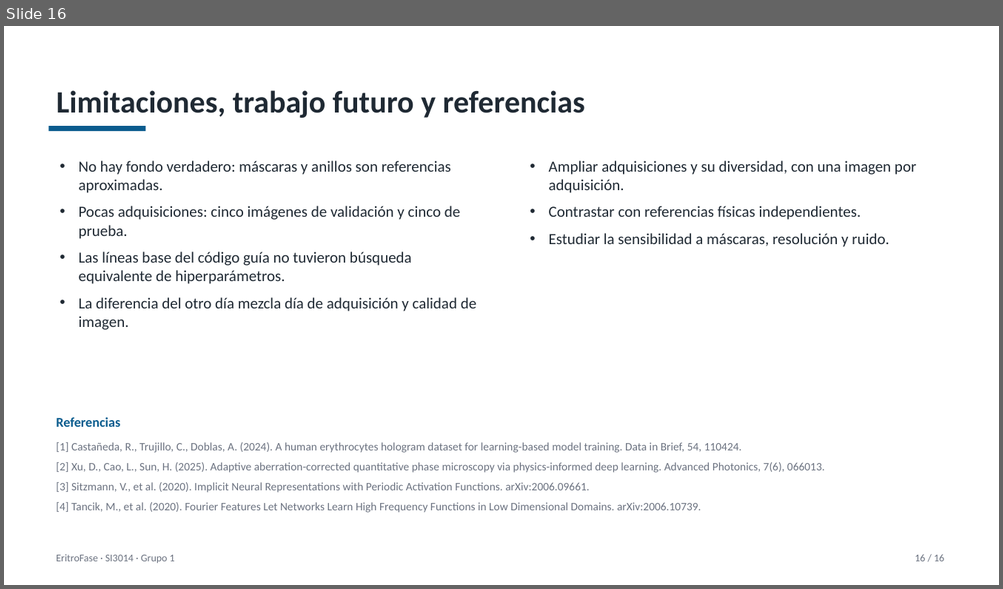
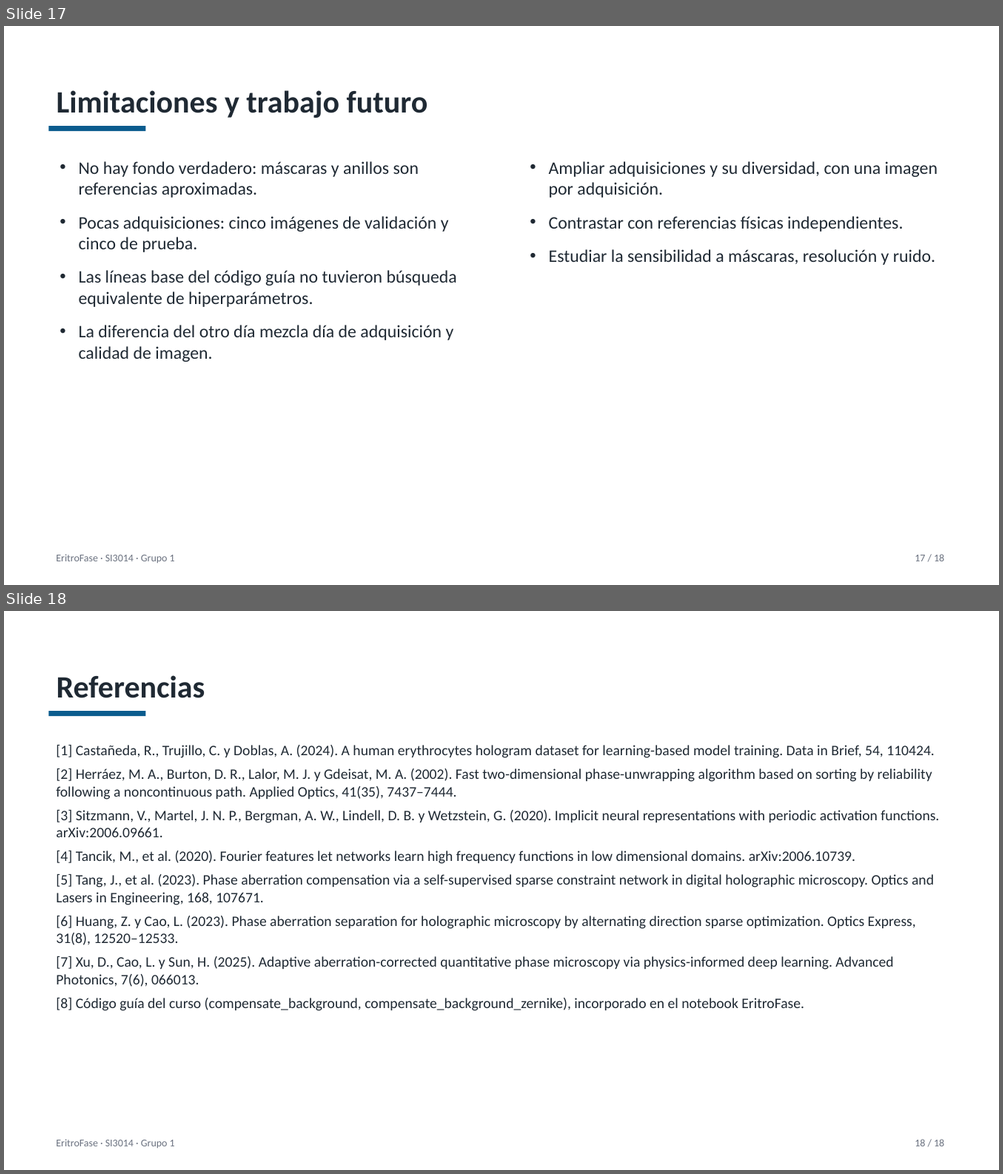
Before and after one commit to Jjes07/DeepLearning-Final, a slide deck: entregables/EritroFase_Sustentacion.pptx. Shown one above the other, each under a label of ours: slide 16 before the commit, slides 17 and 18 after it. The pictures are 1003x589 and 1003x1174 pixels, drawn with LibreOffice and Linux fonts; fonts in the diff are those of the drawing. Boxes give left, top, right and bottom in pixels: in the first picture for what was removed or moved away, otherwise in the second. Text is boxed around its words. In the diff, an @@ line names an element or a change of style, - is before the commit and + after.

Commit message:
docs: generalización con líneas base, figura del compromiso en prueba y referencias completas (#7 #8)

```diff
--- a/entregables/EritroFase_Sustentacion.pptx
+++ b/entregables/EritroFase_Sustentacion.pptx
@@ slide 18 added at (4,611,999,1170), background #FFFFFF @@
@@ title added at (57,675,205,698), 30 pt, text #1F2933, bold @@
+Referencias
@@ rectangle added at (48,711,146,716), fill #0B5C8E @@
@@ text added at (56,745,939,1011), 14 pt, text #1F2933 @@
+[1] Castañeda, R., Trujillo, C. y Doblas, A. (2024). A human erythrocytes hologram dataset for learning-based model training. Data in Brief, 54, 110424.
+[2] Herráez, M. A., Burton, D. R., Lalor, M. J. y Gdeisat, M. A. (2002). Fast two-dimensional phase-unwrapping algorithm based on sorting by reliability following a noncontinuous path. Applied Optics, 41(35), 7437–7444.
+[3] Sitzmann, V., Martel, J. N. P., Bergman, A. W., Lindell, D. B. y Wetzstein, G. (2020). Implicit neural representations with periodic activation functions. arXiv:2006.09661.
+[4] Tancik, M., et al. (2020). Fourier features let networks learn high frequency functions in low dimensional domains. arXiv:2006.10739.
+[5] Tang, J., et al. (2023). Phase aberration compensation via a self-supervised sparse constraint network in digital holographic microscopy. Optics and Lasers in Engineering, 168, 107671.
+[6] Huang, Z. y Cao, L. (2023). Phase aberration separation for holographic microscopy by alternating direction sparse optimization. Optics Express, 31(8), 12520–12533.
+[7] Xu, D., Cao, L. y Sun, H. (2025). Adaptive aberration-corrected quantitative phase microscopy via physics-informed deep learning. Advanced Photonics, 7(6), 066013.
+[8] Código guía del curso (compensate_background, compensate_background_zernike), incorporado en el notebook EritroFase.
@@ text added at (56,1139,175,1148), 10 pt, text #6B7280 @@
+EritroFase · SI3014 · Grupo 1
@@ text added at (914,1139,944,1147), 10 pt, text #6B7280 @@
+18 / 18
@@ what was slide 16 is now slide 17 @@
@@ slide 17 changed as well @@
@@ title at (57,90,428,118): text changed @@
-Limitaciones, trabajo futuro y referencias
+Limitaciones y trabajo futuro
@@ text "No hay fondo verdadero: máscaras ..." at (79,161,457,362): size 15 to 17 pt; more space between paragraphs @@
@@ text "Ampliar adquisiciones y su diversidad, ..." at (549,161,937,265): size 15 to 17 pt; more space between paragraphs @@
@@ text removed at (56,417,120,427) @@
-Referencias
@@ text removed at (56,443,825,513) @@
-[1] Castañeda, R., Trujillo, C., Doblas, A. (2024). A human erythrocytes hologram dataset for learning-based model training. Data in Brief, 54, 110424.
-[2] Xu, D., Cao, L., Sun, H. (2025). Adaptive aberration-corrected quantitative phase microscopy via physics-informed deep learning. Advanced Photonics, 7(6), 066013.
-[3] Sitzmann, V., et al. (2020). Implicit Neural Representations with Periodic Activation Functions. arXiv:2006.09661.
-[4] Tancik, M., et al. (2020). Fourier Features Let Networks Learn High Frequency Functions in Low Dimensional Domains. arXiv:2006.10739.
@@ text at (914,554,944,562): text changed @@
-16 / 16
+17 / 18
```
Also in this commit, not shown: 14 other slides changed, 1 other slide added, 3 other files.
